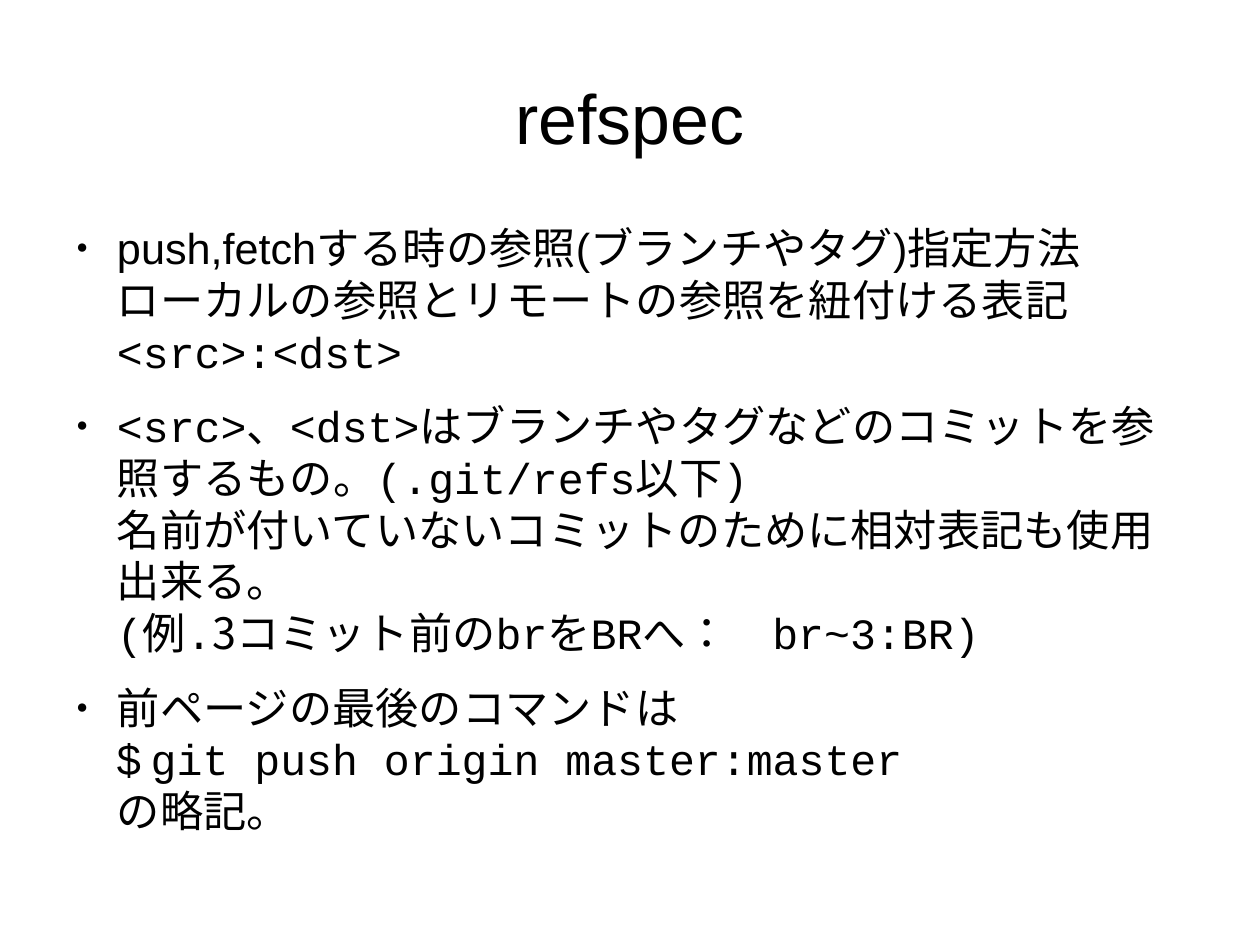
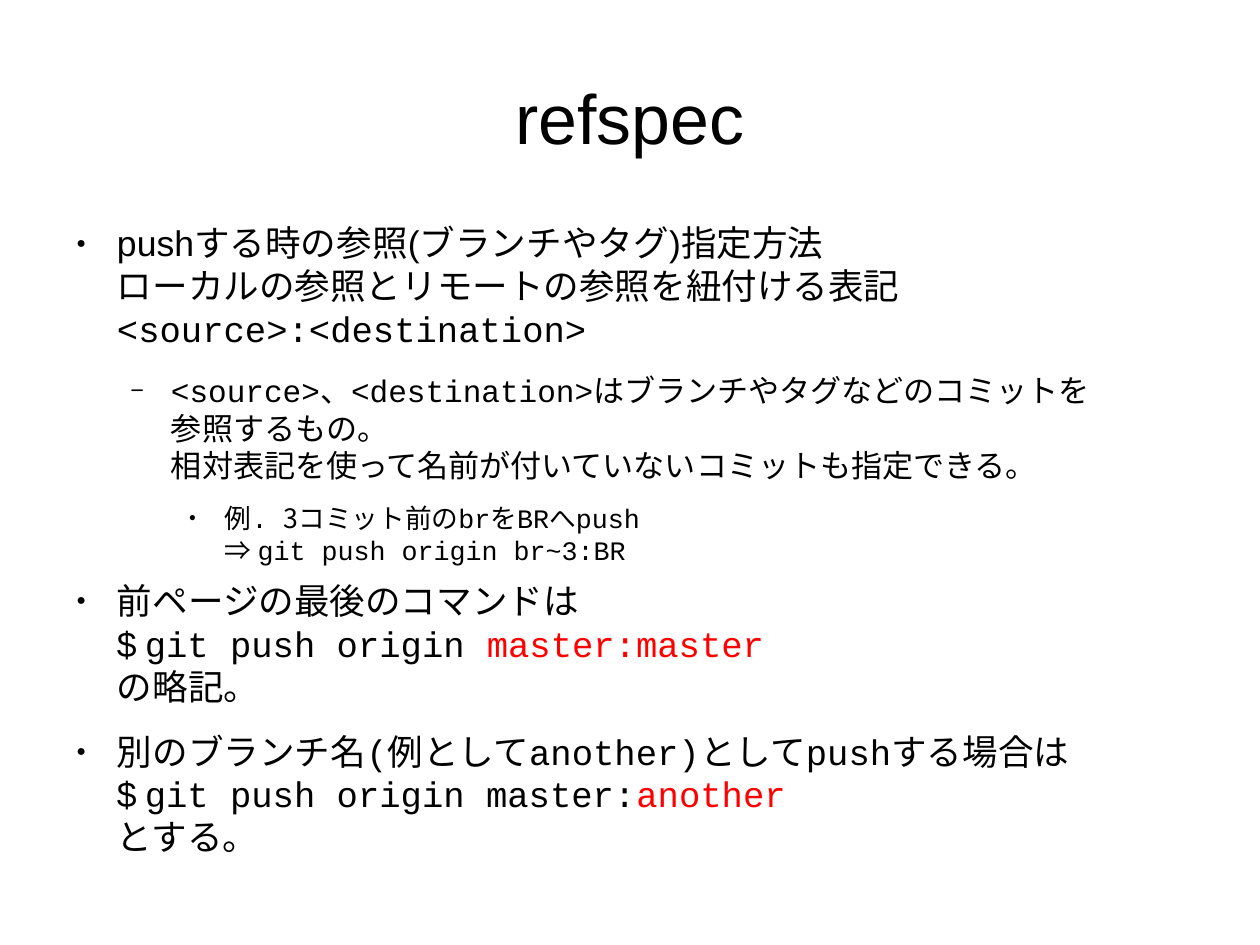
Before and after one commit to pneu/how_to_git, a slide deck: slide 62 of how_to_git.odp. Drawn at 1260x945 pixels with LibreOffice and Linux fonts; fonts in the diff are those of the drawing. Boxes give left, top, right and bottom in pixels: in the first picture for what was removed or moved away, otherwise in the second. Text is boxed around its words. In the diff, an @@ line names an element or a change of style, - is before the commit and + after.

Commit message:
2012-07-27

```diff
--- a/how_to_git.odp
+++ b/how_to_git.odp
@@ text at (117, 229, 1090, 566): text changed; size 27.2 to 19.6 pt @@
-● push,fetchする時の参照(ブランチやタグ)指定方法
-  ローカルの参照とリモートの参照を紐付ける表記
-  <src>:<dst>
-● <src>、<dst>はブランチやタグなどのコミットを参照するもの。(.git/refs以下)
-  名前が付いていないコミットのために相対表記も使用出来る。
-  (例.3コミット前のbrをBRへ： br~3:BR)
+● pushする時の参照(ブランチやタグ)指定方法
+  ローカルの参照とリモートの参照を紐付ける表記
+  <source>:<destination>
+  − <source>、<destination>はブランチやタグなどのコミットを
+    参照するもの。
+    相対表記を使って名前が付いていないコミットも指定できる。
+    ● 例. 3コミット前のbrをBRへpush
+      ⇒ git push origin br~3:BR
@@ text at (117, 584, 764, 703): size 27.2 to 22.4 pt in "前ページの最後のコマンドは $ git push origin master:master の略記。"; text colour #000000 to #FF0000 in "master:master" @@
@@ text at (117, 734, 1069, 852): paragraph added @@
+● 別のブランチ名(例としてanother)としてpushする場合は
+  $ git push origin master:another
+  とする。
```
Also in this commit, not shown: 9 other slides changed, 10 slides added, 1 slide removed.
